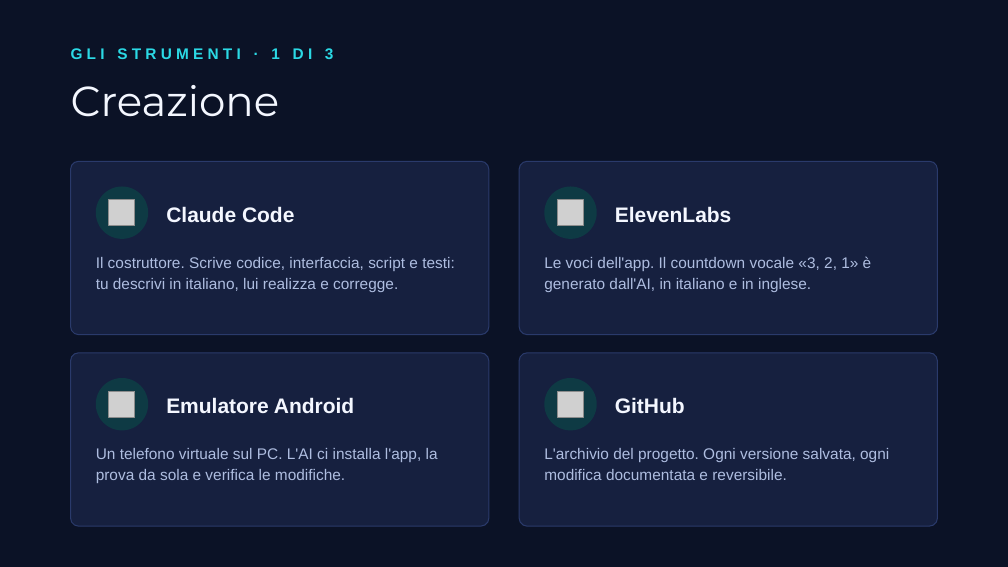
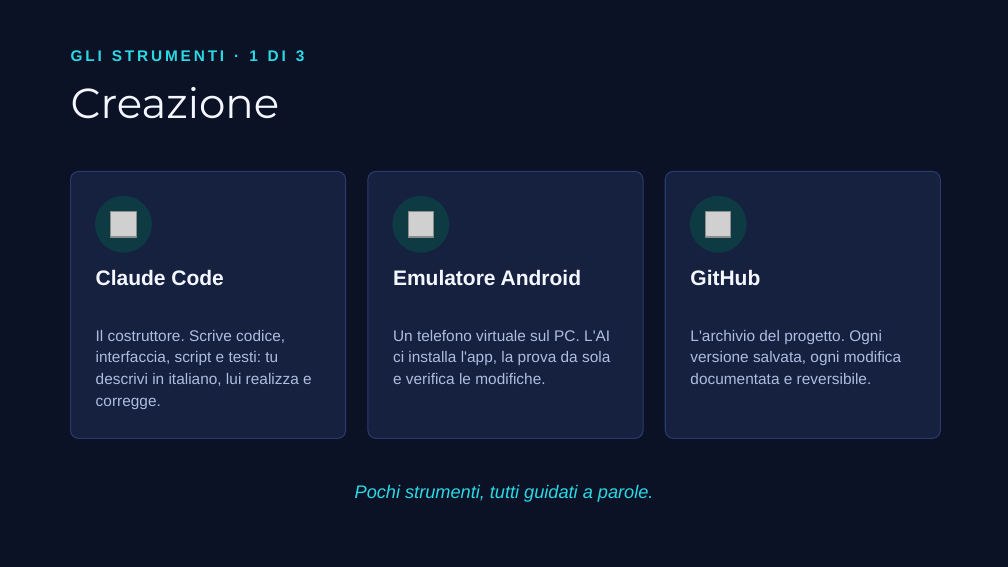
Before and after one commit to albertocabasvidani/beybladex-score, a slide deck: slide 2 of video/slide-video-ai.pptx. Drawn at 1008x567 pixels with LibreOffice and Linux fonts; fonts in the diff are those of the drawing; grey boxes stand for pictures. Boxes give left, top, right and bottom in pixels: in the first picture for what was removed or moved away, otherwise in the second. Text is boxed around its words. In the diff, an @@ line names an element or a change of style, - is before the commit and + after.

```diff
--- a/video/slide-video-ai.pptx
+++ b/video/slide-video-ai.pptx
@@ text "GLI STRUMENTI · 1 DI ..." at (71, 50, 305, 61): letter spacing 3 to 2 pt @@
@@ rounded rectangle: place and size @@
-rounded rectangle at (71, 161, 489, 335)
+rounded rectangle at (71, 171, 346, 438)
@@ rounded rectangle: place and size @@
-rounded rectangle at (519, 161, 937, 335)
+rounded rectangle at (368, 171, 643, 438)
@@ proportions changed in 3 elements at (71, 171, 346, 438), (368, 171, 643, 438), (665, 171, 940, 438) @@
@@ rounded rectangle: place and size @@
-rounded rectangle at (71, 353, 489, 526)
+rounded rectangle at (665, 171, 940, 438)
@@ ellipse: place and size @@
-ellipse at (96, 186, 148, 239)
+ellipse at (96, 197, 151, 252)
@@ ellipse: place and size @@
-ellipse at (544, 186, 597, 239)
+ellipse at (393, 197, 449, 252)
@@ picture removed at (557, 200, 584, 226) @@
@@ text removed at (615, 206, 732, 223) @@
-ElevenLabs
@@ outline none to #0E3A44 1 pt in 3 elements at (96, 197, 151, 252), (393, 197, 449, 252), (690, 197, 746, 252) @@
@@ ellipse: place and size @@
-ellipse at (96, 378, 148, 430)
+ellipse at (690, 197, 746, 252)
@@ picture: place and size @@
-picture at (109, 200, 135, 226)
+picture at (111, 212, 136, 237)
@@ picture: place and size @@
-picture at (109, 391, 135, 417)
+picture at (408, 212, 433, 237)
@@ picture: place and size @@
-picture at (557, 391, 584, 417)
+picture at (706, 212, 731, 237)
@@ text "Claude Code": place and size @@
-text "Claude Code" at (166, 206, 294, 223)
+text "Claude Code" at (96, 269, 223, 286)
@@ vertical alignment middle to top in 3 elements at (96, 269, 223, 286), (690, 269, 760, 285), (393, 269, 581, 285) @@
@@ text "Emulatore Android": place and size @@
-text "Emulatore Android" at (166, 397, 354, 413)
+text "Emulatore Android" at (393, 269, 581, 285)
@@ text removed at (544, 256, 872, 292) @@
-Le voci dell'app. Il countdown vocale «3, 2, 1» è generato dall'AI, in italiano e in inglese.
@@ text "GitHub": place and size @@
-text "GitHub" at (615, 397, 685, 413)
+text "GitHub" at (690, 269, 760, 285)
@@ text "Il costruttore. Scrive codice, interfaccia, ...": place and size @@
-text "Il costruttore. Scrive codice, interfaccia, ..." at (96, 257, 455, 292)
+text "Il costruttore. Scrive codice, interfaccia, ..." at (96, 330, 312, 409)
@@ text "Un telefono virtuale sul PC. ...": place and size @@
-text "Un telefono virtuale sul PC. ..." at (96, 448, 438, 483)
+text "Un telefono virtuale sul PC. ..." at (393, 330, 610, 384)
@@ line spacing 1.15 to 1.18 in 3 elements at (96, 330, 312, 409), (393, 330, 610, 384), (690, 330, 901, 384) @@
@@ text "L'archivio del progetto. Ogni versione ...": place and size @@
-text "L'archivio del progetto. Ogni versione ..." at (544, 448, 889, 480)
+text "L'archivio del progetto. Ogni versione ..." at (690, 330, 901, 384)
@@ rounded rectangle removed at (519, 353, 937, 526) @@
@@ ellipse removed at (544, 378, 597, 430) @@
@@ text added at (355, 485, 654, 502), 13 pt, text #2BD9E5, italic @@
+Pochi strumenti, tutti guidati a parole.
```
Also in this commit, not shown: 5 other slides changed, 6 slides added, 1 other file.
